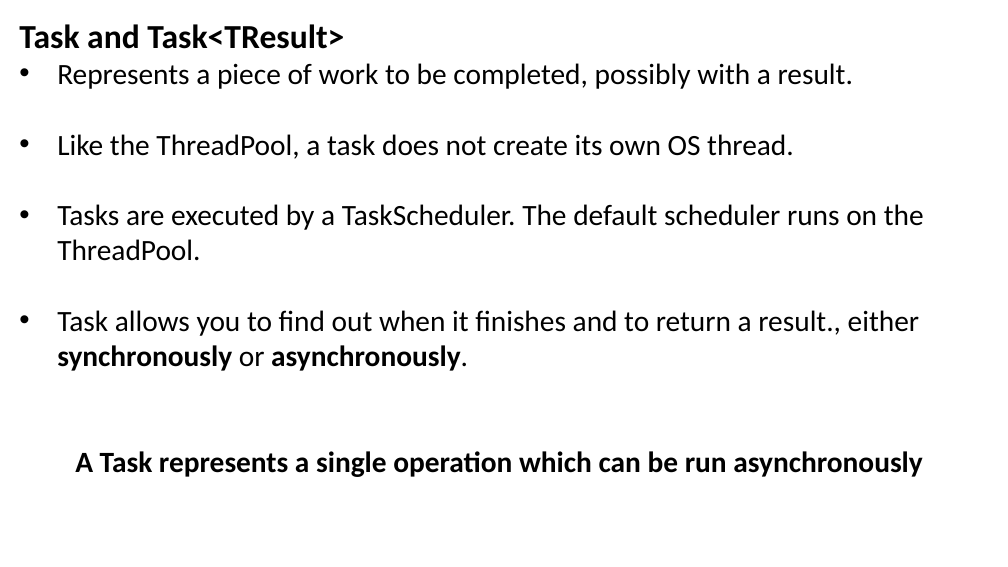
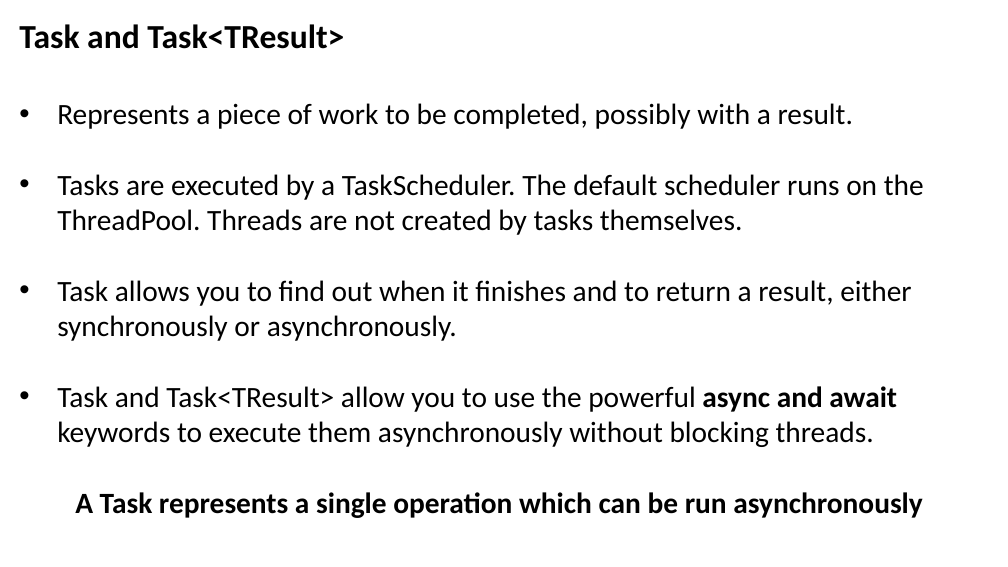
Before and after one commit to JoshKain/AsyncAwaitQuiz, a slide deck: slide 12 of Async and await presentation.pptx. Drawn at 1008x567 pixels with LibreOffice and Linux fonts; fonts in the diff are those of the drawing. Boxes give left, top, right and bottom in pixels: in the first picture for what was removed or moved away, otherwise in the second. Text is boxed around its words. In the diff, an @@ line names an element or a change of style, - is before the commit and + after.

```diff
--- a/Async and await presentation.pptx
+++ b/Async and await presentation.pptx
@@ text at [57,174,924,447]: text changed @@
-• Like the ThreadPool, a task does not create its own OS thread.
-• Tasks are executed by a TaskScheduler. The default scheduler runs on the ThreadPool.
-• Task allows you to find out when it finishes and to return a result., either synchronously or asynchronously.
+• Tasks are executed by a TaskScheduler. The default scheduler runs on the ThreadPool. Threads are not created by tasks themselves.
+• Task allows you to find out when it finishes and to return a result, either synchronously or asynchronously.
+• Task and Task<TResult> allow you to use the powerful async and await keywords to execute them asynchronously without blocking threads.
```
Also in this commit, not shown: 4 other slides changed, 3 slides added, 1 slide removed, 1 other file.
